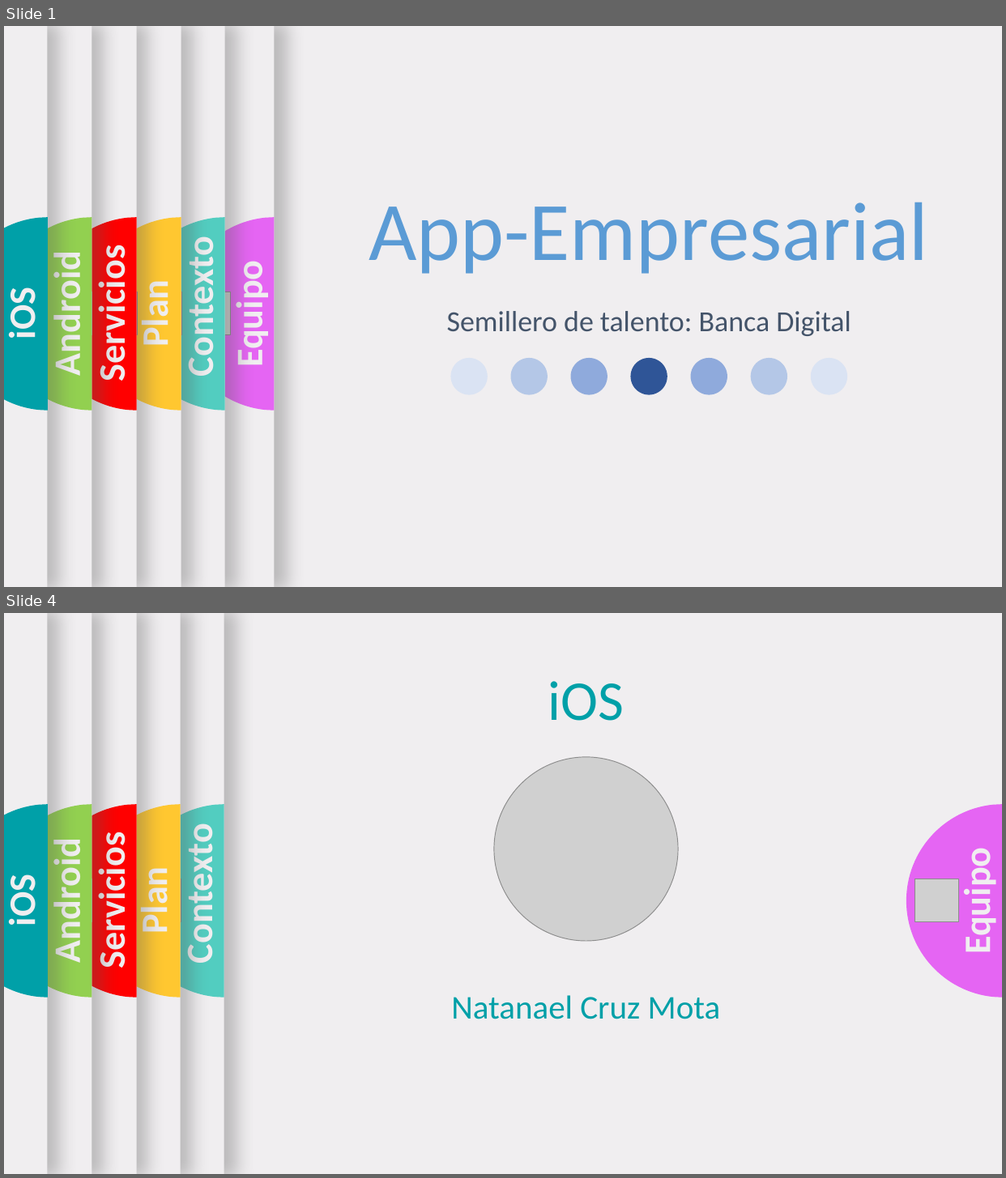
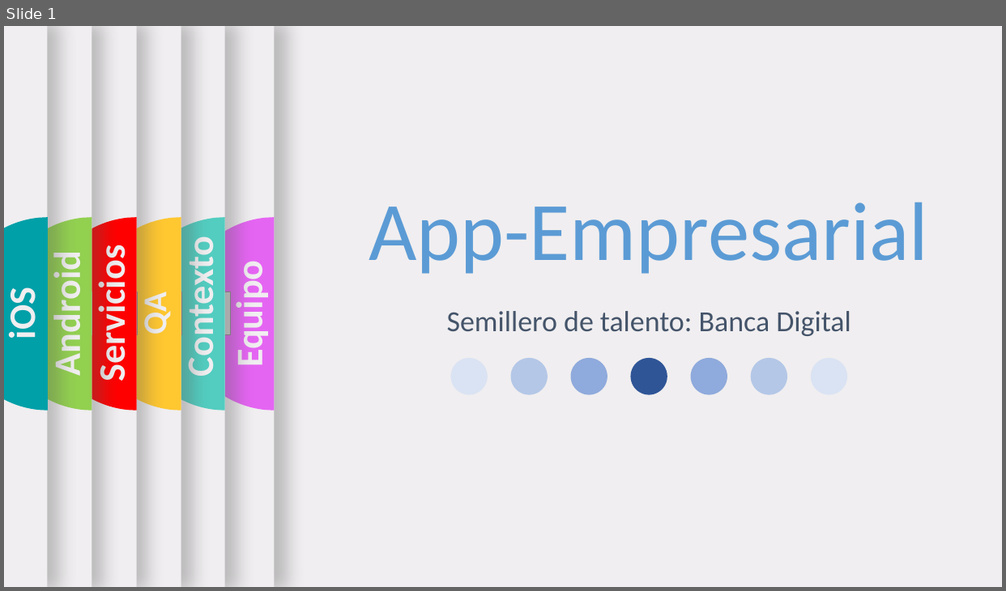
Before and after one commit to RaizrNs3/Presentaci-n, a slide deck: Template con trancisiones.pptx. Shown one above the other, each under a label of ours: slides 1 and 4 before the commit, slide 1 after it; the slides between them are not shown. The pictures are 1006x1178 and 1006x591 pixels, drawn with LibreOffice and Linux fonts; fonts in the diff are those of the drawing; grey boxes stand for pictures; background and template pictures are left out. Boxes give left, top, right and bottom in pixels: in the first picture for what was removed or moved away, otherwise in the second. Text is boxed around its words. In the diff, an @@ line names an element or a change of style, - is before the commit and + after.

```diff
--- a/Template con trancisiones.pptx
+++ b/Template con trancisiones.pptx
@@ slide 4 removed at <box>4,613,1002,1174</box>, background #F0EEF0 @@
@@ rectangle removed at <box>4,613,48,1174</box> @@
@@ text removed at <box>548,681,624,721</box> @@
-iOS
@@ picture removed at <box>494,757,679,942</box> @@
@@ freeform shape removed at <box>4,805,48,998</box> @@
@@ group removed at <box>4,613,92,1174</box>: 1 rectangle, 1 freeform shape, 1 text, 1 picture @@
-Android
@@ text removed at <box>4,879,44,925</box> @@
-iOS
@@ group removed at <box>4,613,137,1174</box>: 1 rectangle, 1 freeform shape, 1 text, 1 picture @@
-Servicios
@@ group removed at <box>4,613,181,1174</box>: 1 rectangle, 1 freeform shape, 1 text, 1 picture @@
-Plan
@@ group removed at <box>4,613,224,1174</box>: 1 rectangle, 1 freeform shape, 1 text, 1 picture @@
-Contexto
@@ group removed at <box>4,613,1002,1174</box>: 1 rectangle, 1 freeform shape, 1 text, 1 picture @@
-Equipo
@@ text removed at <box>451,995,721,1020</box> @@
-Natanael Cruz Mota
@@ slide 1 changed as well @@
@@ text at <box>134,296,175,334</box>: text changed; size 36 to 32 pt @@
-Plan
+QA
```
Also in this commit, not shown: 12 other slides changed, 1 slide added, 1 other slide removed.
